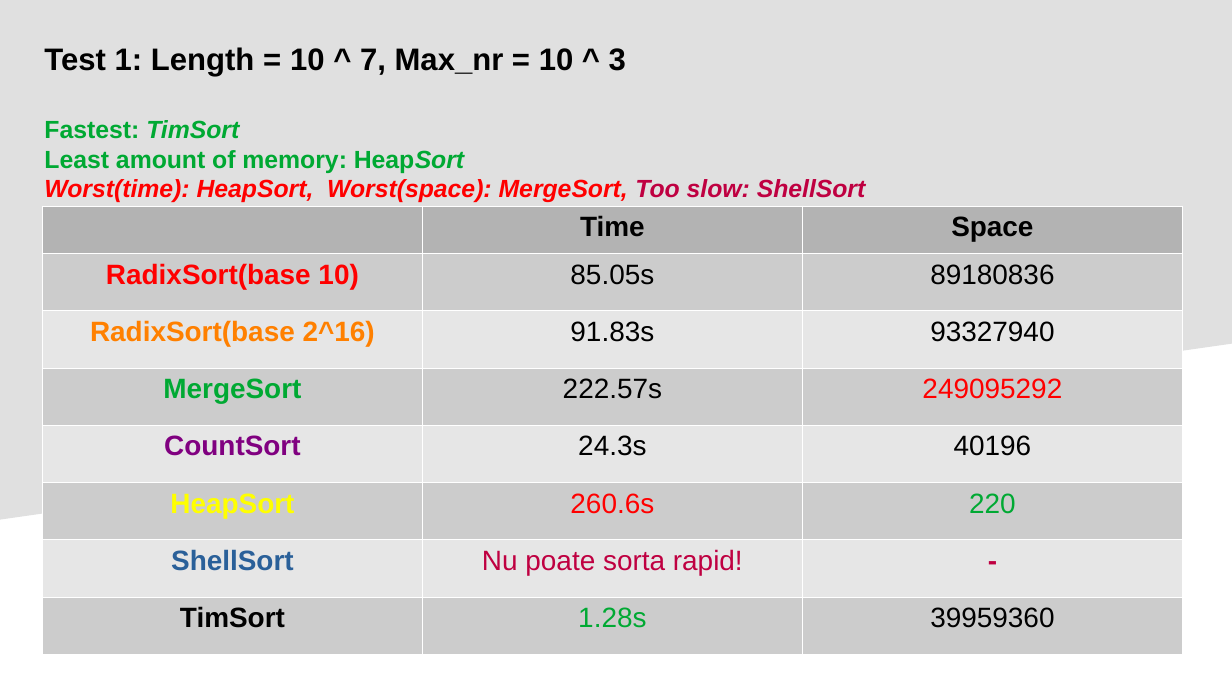
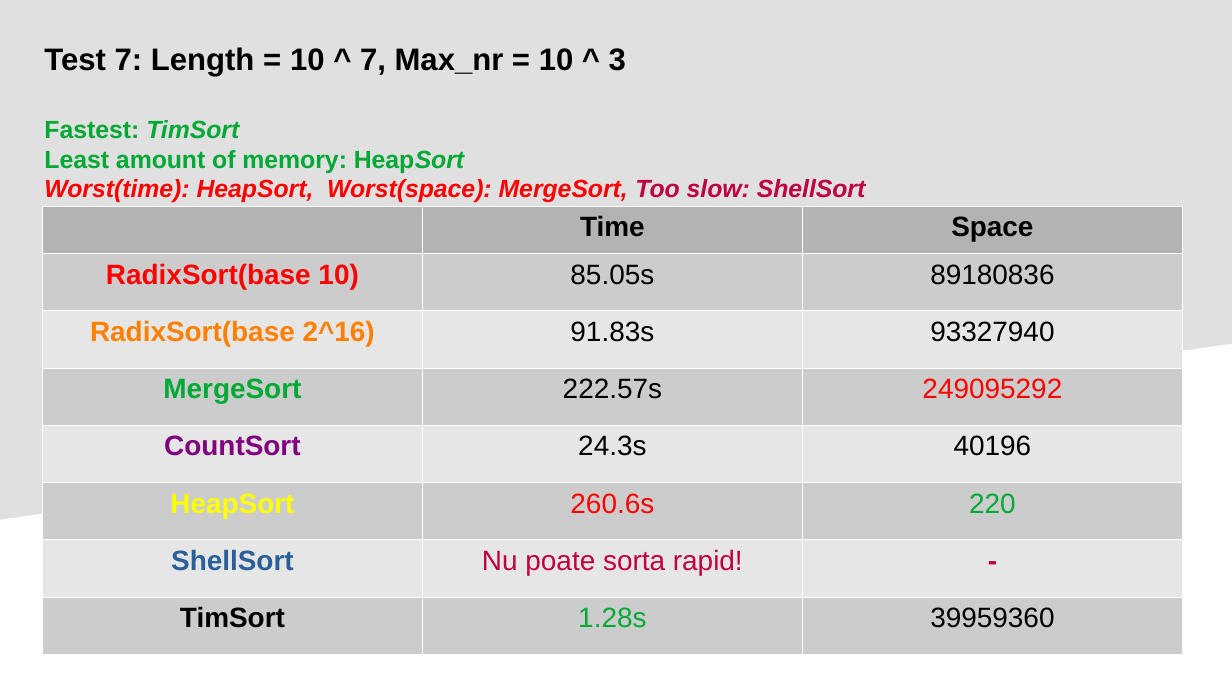
Before and after one commit to VictorE076/Data-Structures, a slide deck: slide 9 of Sorting Algorithms Project.odp. Drawn at 1232x693 pixels with LibreOffice and Linux fonts; fonts in the diff are those of the drawing. Boxes give left, top, right and bottom in pixels: in the first picture for what was removed or moved away, otherwise in the second. Text is boxed around its words. In the diff, an @@ line names an element or a change of style, - is before the commit and + after.

```diff
--- a/Sorting Algorithms Project.odp
+++ b/Sorting Algorithms Project.odp
@@ text at (44, 47, 626, 76): text changed @@
-Test 1: Length = 10 ^ 7, Max_nr = 10 ^ 3
+Test 7: Length = 10 ^ 7, Max_nr = 10 ^ 3
```
Also in this commit, not shown: 5 other slides changed, 4 slides added, 1 other file.
